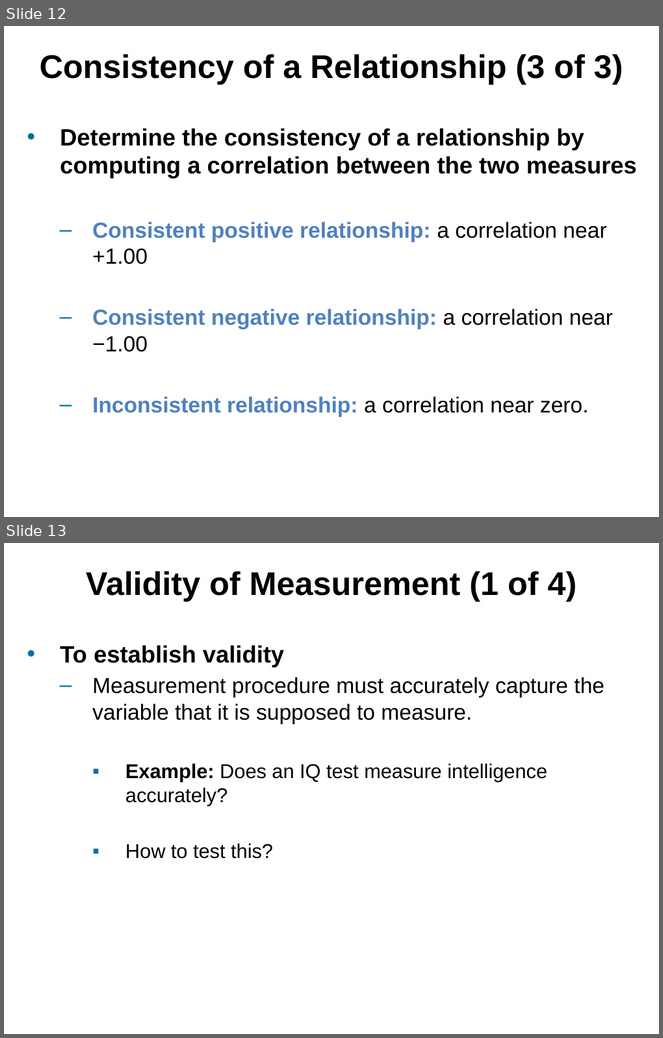
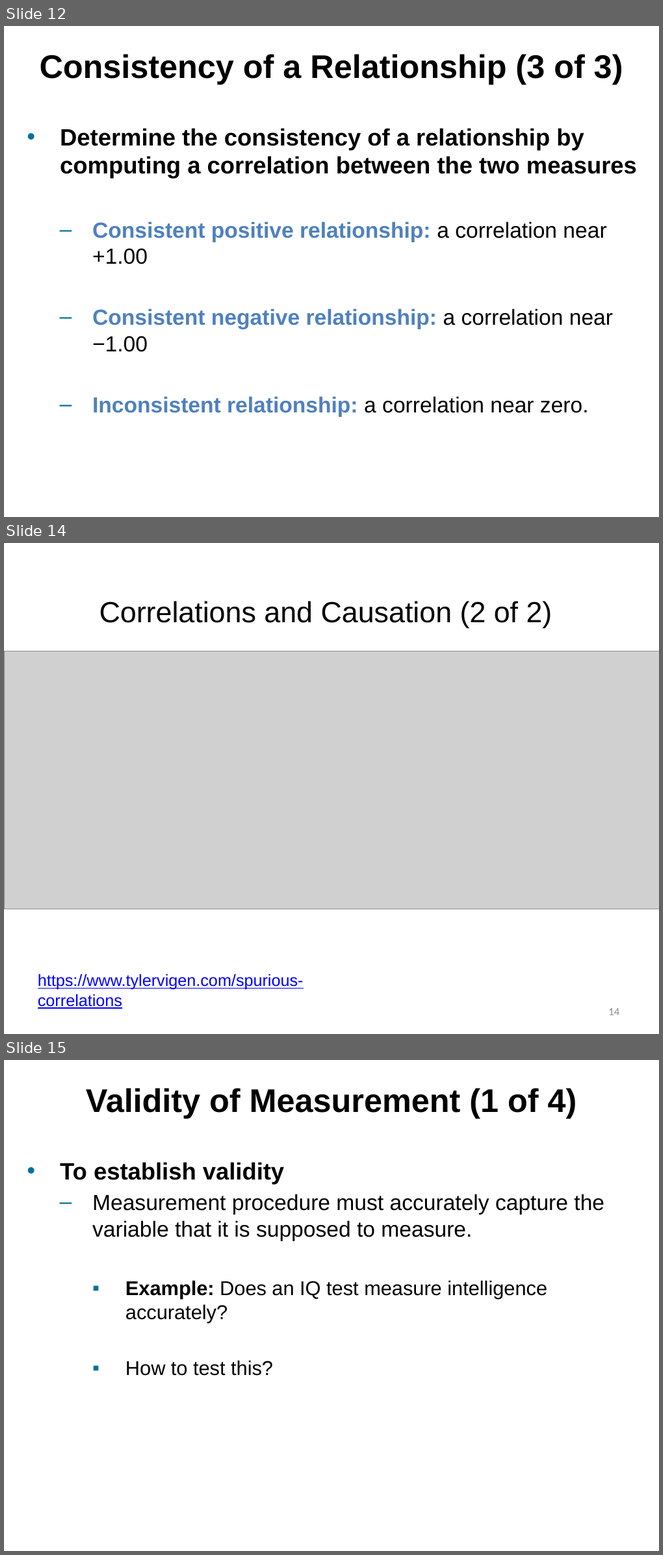
Before and after one commit to npm27/Teaching-Materials, a slide deck: Research Methods/Slides/Chapter 3.pptx. Shown one above the other, each under a label of ours: slides 12 and 13 before the commit, slides 12, 14 and 15 after it; the slides between them are not shown. The pictures are 663x1038 and 663x1555 pixels, drawn with LibreOffice and Linux fonts; fonts in the diff are those of the drawing; grey boxes stand for pictures. Boxes give left, top, right and bottom in pixels: in the first picture for what was removed or moved away, otherwise in the second. Text is boxed around its words. In the diff, an @@ line names an element or a change of style, - is before the commit and + after.

```diff
--- a/Research Methods/Slides/Chapter 3.pptx
+++ b/Research Methods/Slides/Chapter 3.pptx
@@ slide 14 added at bbox=[4, 543, 659, 1034], background #FFFFFF @@
@@ title added at bbox=[100, 601, 553, 628], 32 pt, text #000000 @@
+Correlations and Causation (2 of 2)
@@ picture added at bbox=[5, 651, 659, 909] @@
@@ text added at bbox=[38, 974, 304, 1009], 18 pt, text #0000FF, underline @@
+https://www.tylervigen.com/spurious-correlations
@@ page number added at bbox=[608, 1008, 620, 1016], 12 pt, text #8C8C8C @@
+14
@@ what was slide 13 is now slide 15 @@
```
Also in this commit, not shown: 1 slide changed, 1 other slide added, 1 other file.
